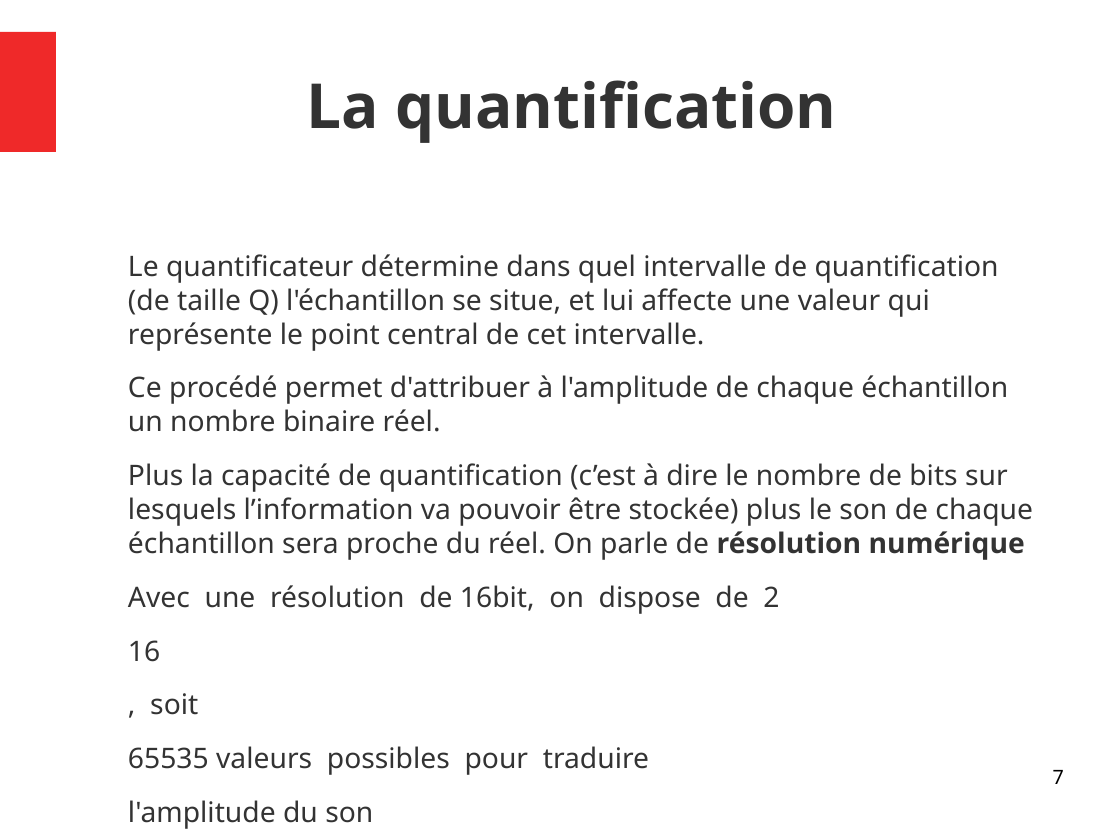
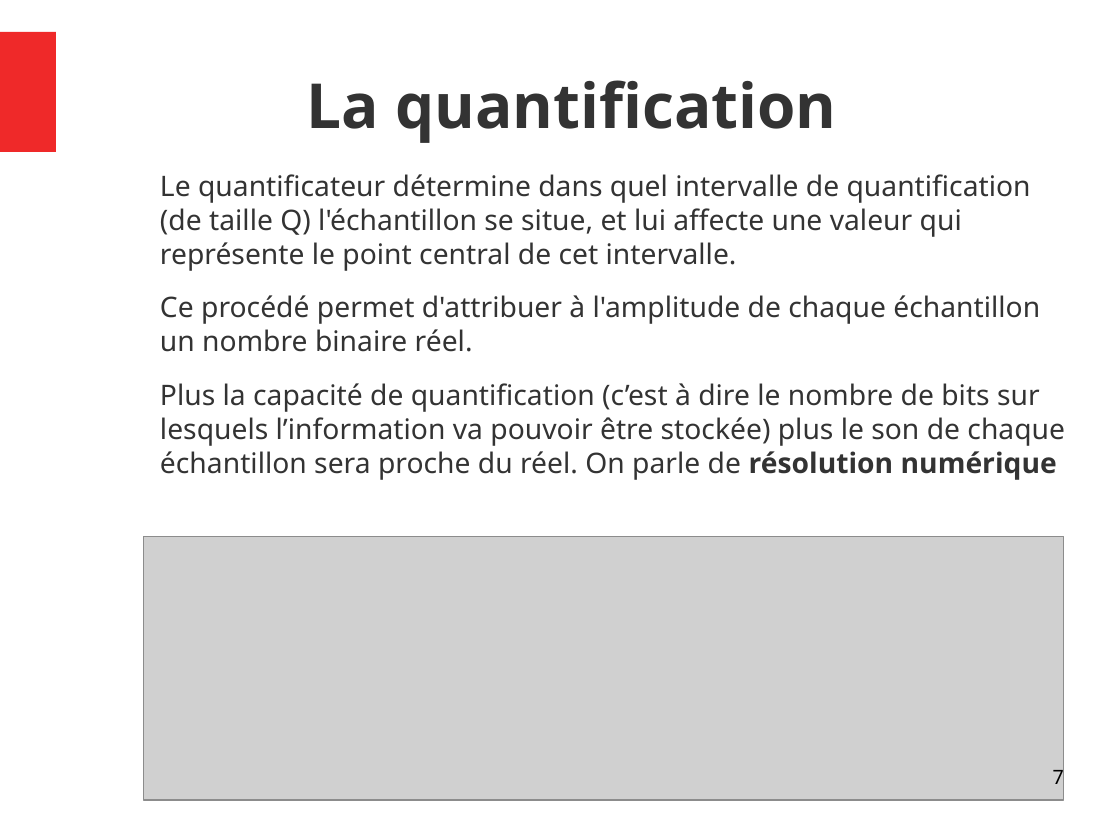
Before and after one commit to JenniferMiral/Compression-ZIP, a slide deck: slide 7 of Images&Sons.odp. Drawn at 1120x840 pixels with LibreOffice and Linux fonts; fonts in the diff are those of the drawing; grey boxes stand for pictures. Boxes give left, top, right and bottom in pixels: in the first picture for what was removed or moved away, otherwise in the second. Text is boxed around its words. In the diff, an @@ line names an element or a change of style, - is before the commit and + after.

```diff
--- a/Images&Sons.odp
+++ b/Images&Sons.odp
@@ text "Le quantificateur détermine dans quel ...": place and size @@
-text "Le quantificateur détermine dans quel ..." at [128,254,1033,715]
+text "Le quantificateur détermine dans quel ..." at [160,174,1065,480]
@@ picture added at [144,537,1065,801] @@
@@ text at [128,585,779,715]: paragraphs removed @@
-Avec une résolution de 16bit, on dispose de 2
-16
-, soit
-65535 valeurs possibles pour traduire
-l'amplitude du son
```
Also in this commit, not shown: 2 slides added.
